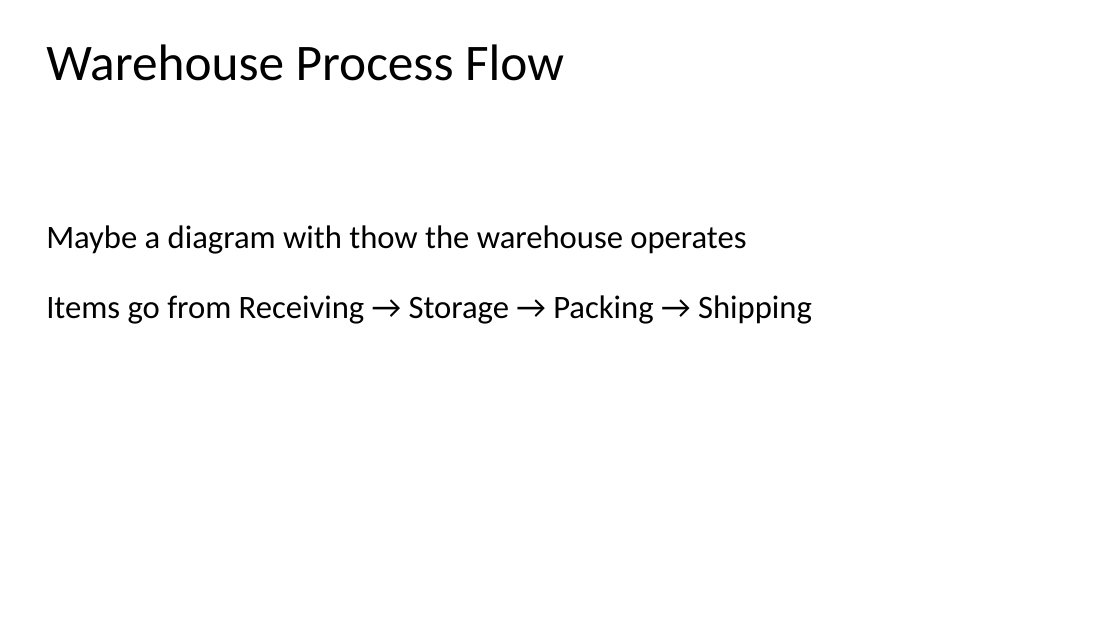
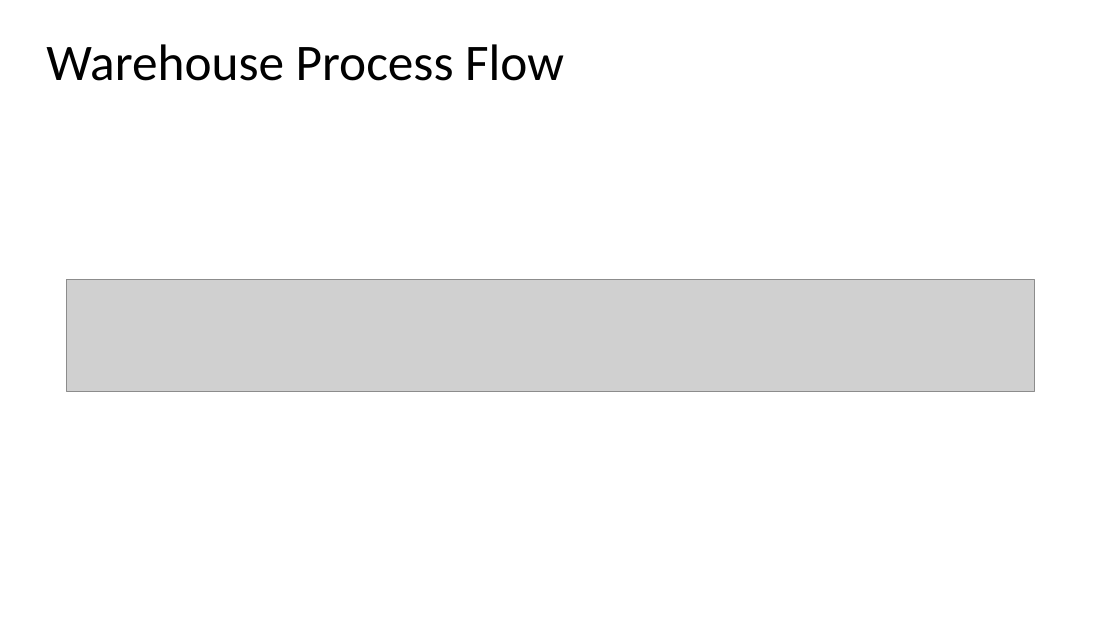
Before and after one commit to wallmenis/exercise, a slide deck: slide 5 of presentation/Presentation.pptx. Drawn at 1120x630 pixels with LibreOffice and Linux fonts; fonts in the diff are those of the drawing; grey boxes stand for pictures; background and template pictures are left out. Boxes give left, top, right and bottom in pixels: in the first picture for what was removed or moved away, otherwise in the second. Text is boxed around its words. In the diff, an @@ line names an element or a change of style, - is before the commit and + after.

```diff
--- a/presentation/Presentation.pptx
+++ b/presentation/Presentation.pptx
@@ subtitle removed at [46, 225, 812, 324] @@
-Maybe a diagram with thow the warehouse operates
-Items go from Receiving → Storage → Packing → Shipping
@@ picture added at [66, 280, 1034, 391] @@
```
Also in this commit, not shown: 4 other slides changed, 5 slides added, 5 slides removed, 4 other files.
